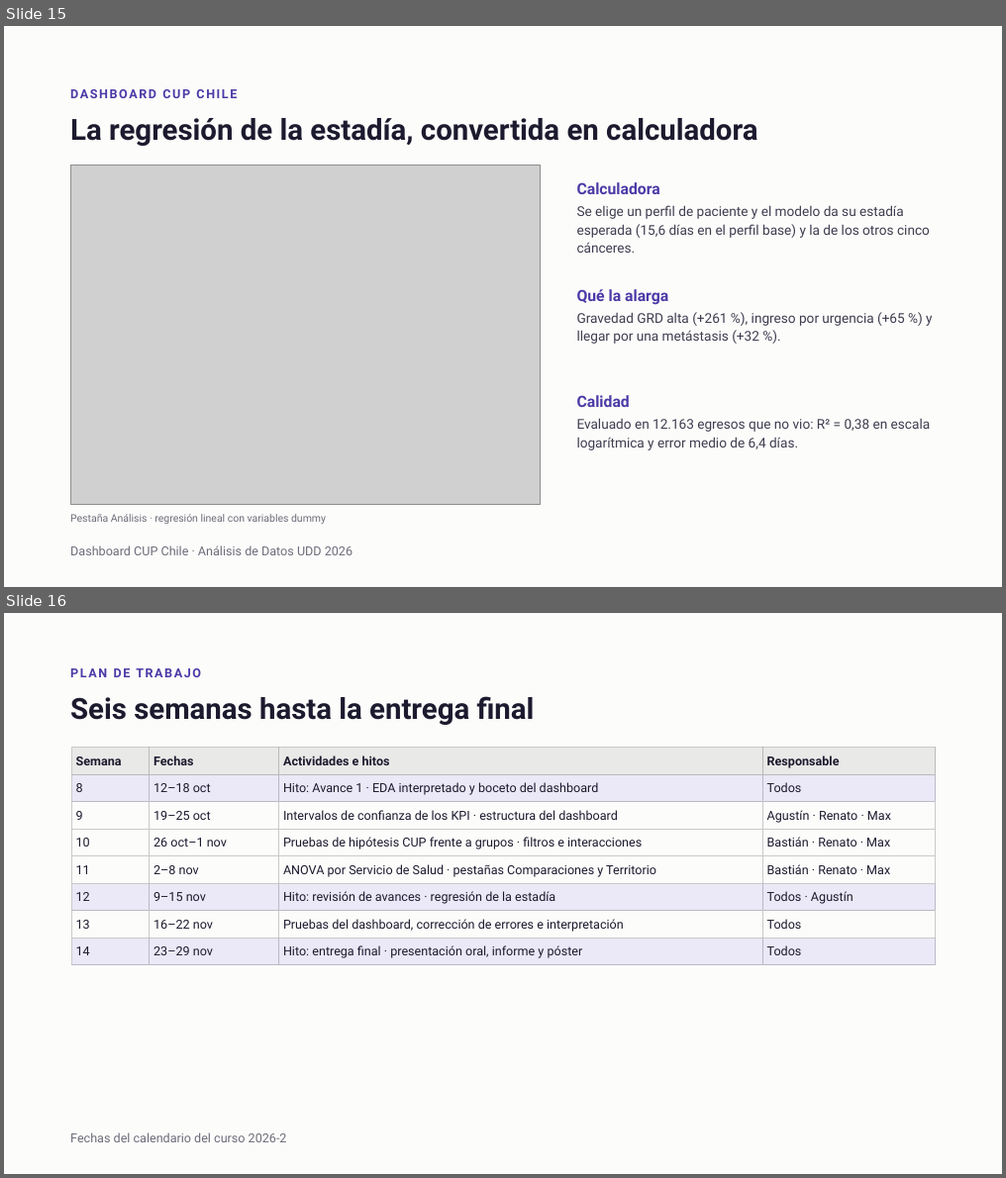
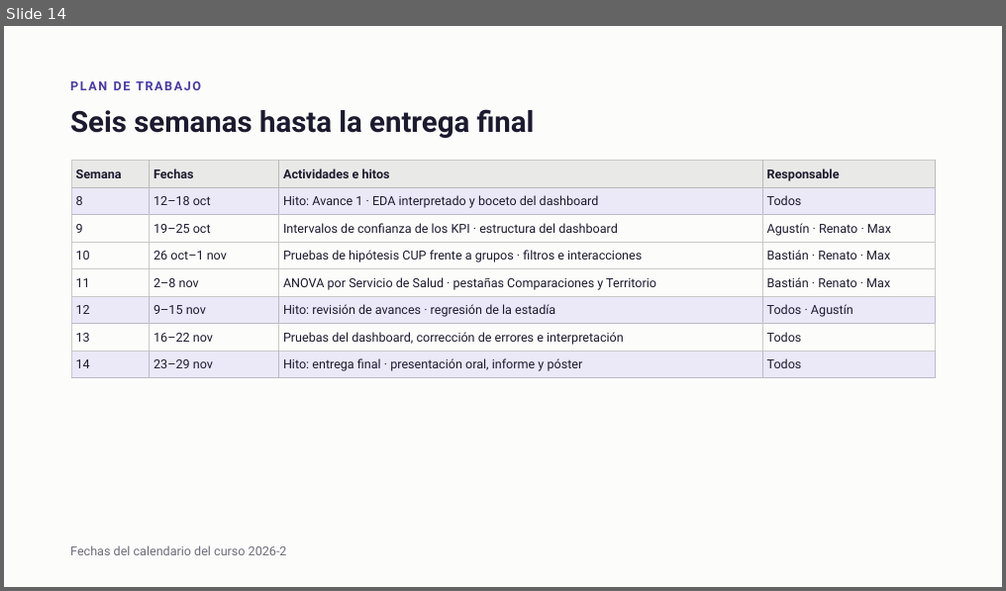
Before and after one commit to mvxizzz/proyecto-analisis-datos, a slide deck: presentacion/Dashboard CUP Chile - Avance 2.pptx. Shown one above the other, each under a label of ours: slides 15 and 16 before the commit, slide 14 after it. The pictures are 1006x1178 and 1006x591 pixels, drawn with LibreOffice and Linux fonts; fonts in the diff are those of the drawing; grey boxes stand for pictures. Boxes give left, top, right and bottom in pixels: in the first picture for what was removed or moved away, otherwise in the second. Text is boxed around its words. In the diff, an @@ line names an element or a change of style, - is before the commit and + after.

Commit message:
Una sola diapositiva para la demostración del dashboard
- El dashboard pasa de tres diapositivas a una (la 13); la presentación queda en 17
- Guion con el recorrido panel por panel para la demo en vivo y diapositivas renumeradas

```diff
--- a/presentacion/Dashboard CUP Chile - Avance 2.pptx
+++ b/presentacion/Dashboard CUP Chile - Avance 2.pptx
@@ slide 15 removed at (x1=4, y1=26, x2=1002, y2=587), background #FCFCFB @@
@@ text removed at (x1=70, y1=89, x2=237, y2=98) @@
-DASHBOARD CUP CHILE
@@ title removed at (x1=70, y1=118, x2=757, y2=146) @@
-La regresión de la estadía, convertida en calculadora
@@ picture removed at (x1=70, y1=166, x2=540, y2=505) @@
@@ text removed at (x1=577, y1=182, x2=930, y2=253) @@
-Calculadora
-Se elige un perfil de paciente y el modelo da su estadía esperada (15,6 días en el perfil base) y la de los otros cinco cánceres.
@@ text removed at (x1=577, y1=289, x2=932, y2=344) @@
-Qué la alarga
-Gravedad GRD alta (+261 %), ingreso por urgencia (+65 %) y llegar por una metástasis (+32 %).
@@ text removed at (x1=577, y1=395, x2=931, y2=451) @@
-Calidad
-Evaluado en 12.163 egresos que no vio: R² = 0,38 en escala logarítmica y error medio de 6,4 días.
@@ text removed at (x1=70, y1=514, x2=326, y2=524) @@
-Pestaña Análisis · regresión lineal con variables dummy
@@ text removed at (x1=70, y1=546, x2=352, y2=556) @@
-Dashboard CUP Chile · Análisis de Datos UDD 2026
@@ what was slide 16 is now slide 14 @@
```
Also in this commit, not shown: 1 slide changed, 1 other slide removed, 2 other files.
